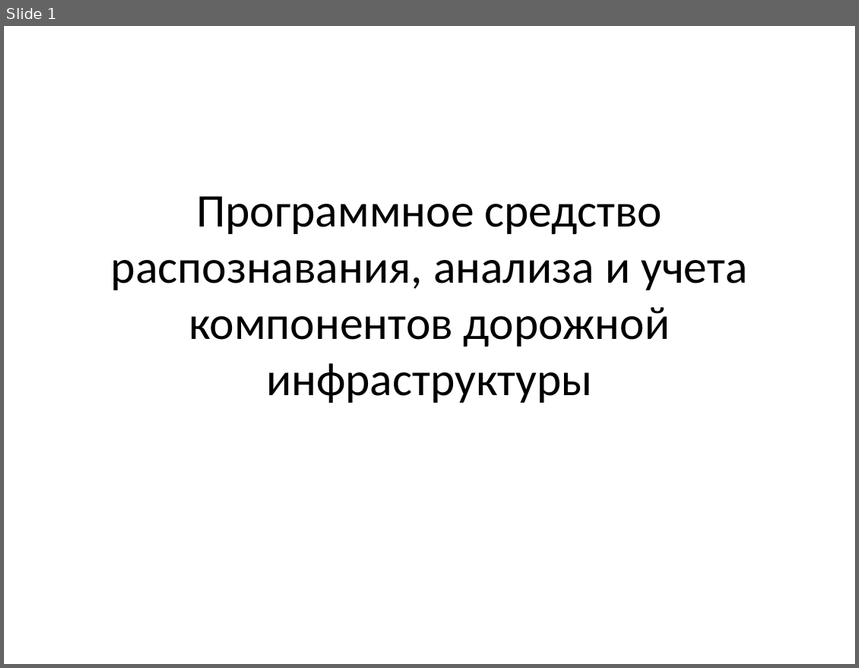
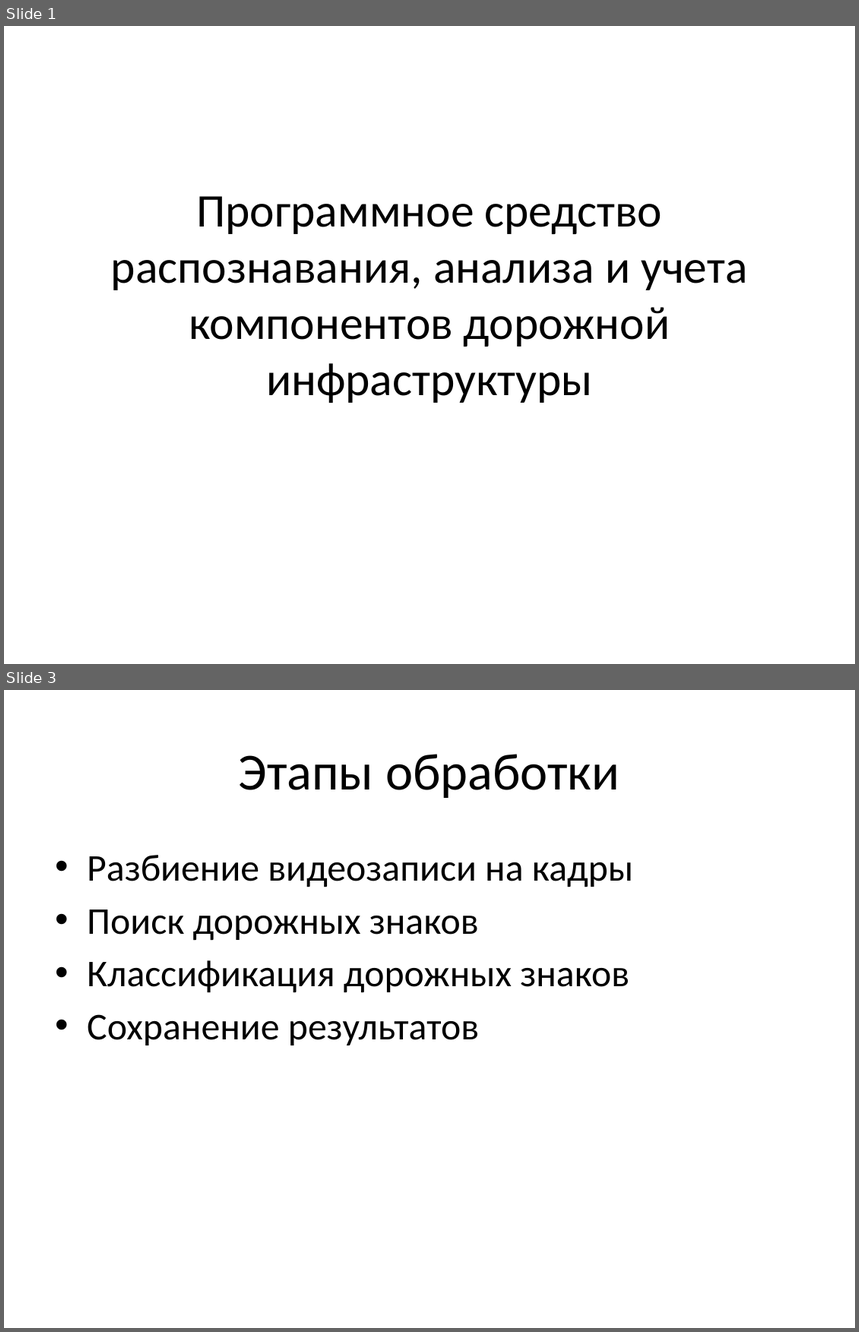
Before and after one commit to Jekillokda/Diplom, a slide deck: доделать/Презентация.pptx. Shown one above the other, each under a label of ours: slide 1 before the commit, slides 1 and 3 after it; the slides between them are not shown. The pictures are 859x668 and 859x1332 pixels, drawn with LibreOffice and Linux fonts; fonts in the diff are those of the drawing. Boxes give left, top, right and bottom in pixels: in the first picture for what was removed or moved away, otherwise in the second. Text is boxed around its words. In the diff, an @@ line names an element or a change of style, - is before the commit and + after.

```diff
--- a/доделать/Презентация.pptx
+++ b/доделать/Презентация.pptx
@@ slide 3 added at [4, 690, 855, 1328], background #FFFFFF @@
@@ title added at [239, 754, 620, 798], 44 pt, text #000000 @@
+Этапы обработки
@@ text added at [87, 855, 633, 1046], 32 pt, text #000000 @@
+• Разбиение видеозаписи на кадры
+• Поиск дорожных знаков
+• Классификация дорожных знаков
+• Сохранение результатов
```
Also in this commit, not shown: 4 other slides added, 33 other files.
